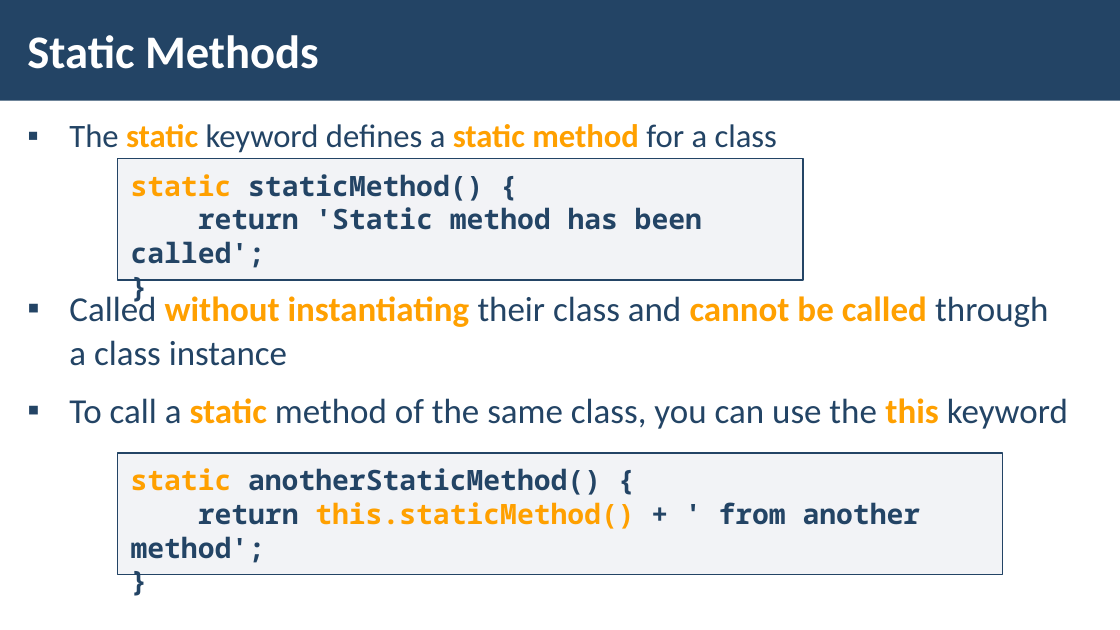
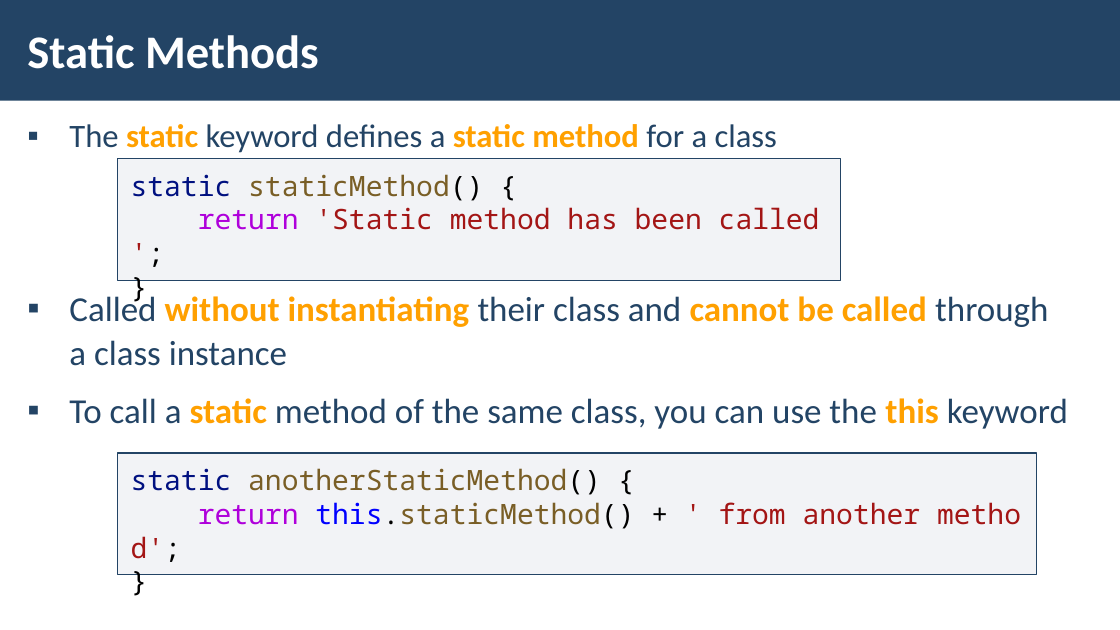
Before and after one commit to ErayErol/Software-University-Courses, a slide deck: slide 16 of JS Advanced - 2019.09.16/07. Classes/LAB/JS-Advanced-JS-Classes.pptx. Drawn at 1120x630 pixels with LibreOffice and Linux fonts; fonts in the diff are those of the drawing; background and template pictures are left out. Boxes give left, top, right and bottom in pixels: in the first picture for what was removed or moved away, otherwise in the second. Text is boxed around its words. In the diff, an @@ line names an element or a change of style, - is before the commit and + after.

```diff
--- a/JS Advanced - 2019.09.16/07. Classes/LAB/JS-Advanced-JS-Classes.pptx
+++ b/JS Advanced - 2019.09.16/07. Classes/LAB/JS-Advanced-JS-Classes.pptx
@@ rectangle "static staticMethod() {": place and size @@
-rectangle "static staticMethod() {" at <box>118,159,803,281</box>
+rectangle "static staticMethod() {" at <box>118,159,841,281</box>
@@ text in rectangle at <box>131,174,820,230</box>: text changed; text colour #234465 to #A31515; bold off @@
-static staticMethod() {
-return 'Static method has been called';
-}
+static staticMethod() {
+return 'Static method has been called';
+}
@@ rectangle "static anotherStaticMethod() {": place and size @@
-rectangle "static anotherStaticMethod() {" at <box>118,453,1003,575</box>
+rectangle "static anotherStaticMethod() {" at <box>118,453,1038,575</box>
@@ text in rectangle at <box>131,468,921,529</box>: text changed; text colour #234465 to #795E26; bold off @@
-static anotherStaticMethod() {
-return this.staticMethod() + ' from another method';
-}
+static anotherStaticMethod() {
+return this.staticMethod() + ' from another method';
+}
```
Also in this commit, not shown: 22 other slides changed, 3 slides removed, 8 other files.
